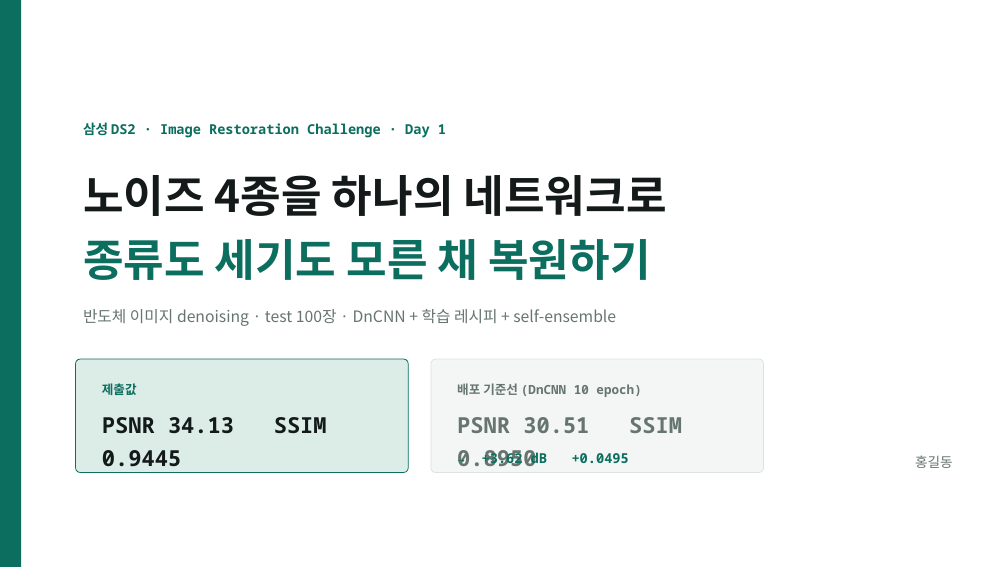
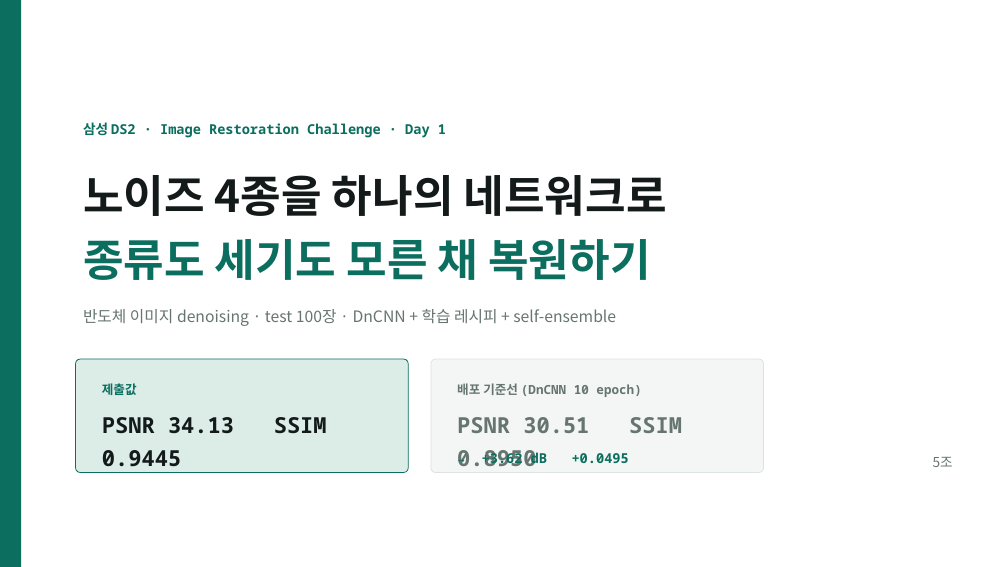
Before and after one commit to kithhooni-commits/ds-practice, a slide deck: slide 1 of 실습5/실습5_denoising_발표.pptx. Drawn at 1008x567 pixels with LibreOffice and Linux fonts; fonts in the diff are those of the drawing. Boxes give left, top, right and bottom in pixels: in the first picture for what was removed or moved away, otherwise in the second. Text is boxed around its words. In the diff, an @@ line names an element or a change of style, - is before the commit and + after.

```diff
--- a/실습5/실습5_denoising_발표.pptx
+++ b/실습5/실습5_denoising_발표.pptx
@@ text at (933,457,953,467): text changed @@
-홍길동
+5조
```
Also in this commit, not shown: 2 other slides changed, 1 other file.
